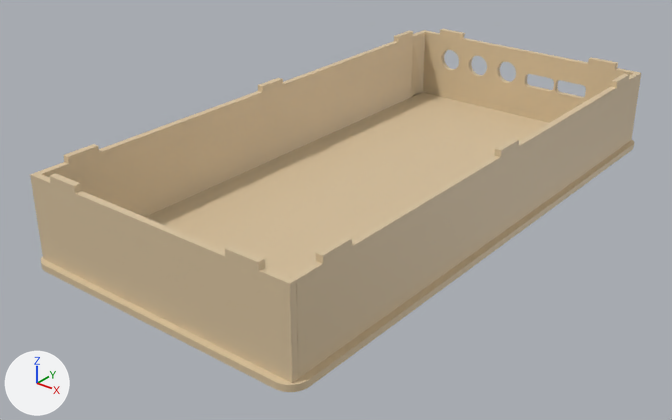
The glTF model case.glb as it was, and as the next commit left it.
The view is the same before and after, from a camera (50 mm lens) standing at (191.1, -308.4, 89.5) and looking at (61.8, -146.8, -10.7). The axes (+X, +Y, +Z) are drawn at lower left. The lights are the same throughout. The first picture is the older version. Vertices at exactly the same position are counted once.
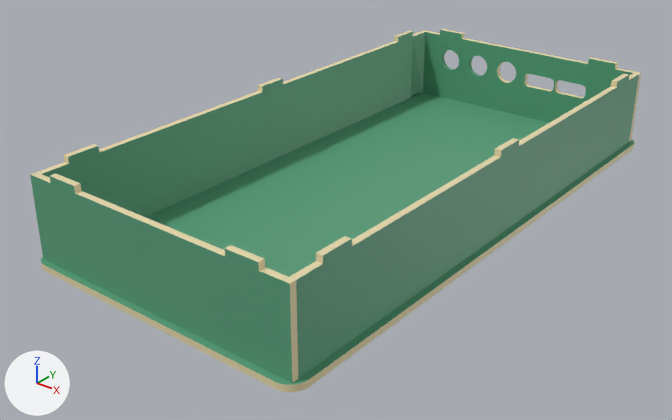
Changed parts and their boxes [x1, y1, x2, y2] in the pictures (672 x 420 px):
part 1 of me_curve_015, recoloured (beige to green)
    both: [41, 92, 634, 385]
part 2 of me_curve_015, recoloured
    both: [41, 144, 634, 392]
part 3 of me_curve_030, recoloured (beige to green)
    both: [423, 30, 633, 123]
part 4 of me_curve_030, recoloured
    both: [423, 29, 641, 142]
part 5 of me_curve_031, recoloured (beige to green)
    both: [30, 175, 292, 383]
part 6 of me_curve_031, recoloured
    both: [30, 172, 298, 383]
part 7 of me_curve_032, recoloured (beige to green)
    both: [42, 32, 425, 217]
part 8 of me_curve_032, recoloured
    both: [38, 31, 424, 174]
part 9 of me_curve_033, recoloured (beige to green)
    both: [296, 74, 639, 378]
part 10 of me_curve_033, recoloured
    both: [290, 73, 638, 379]

Patch to the scene script:
```diff
--- a/case.glb.py
+++ b/case.glb.py
@@ mat_fr4 @@
+mat_fr4 = principled_material('fr4')
+mat_fr4.base_color = (0.8, 0.7, 0.42)  # beige #e7daad
@@ mat_soldermask @@
+mat_soldermask = principled_material('soldermask')
+mat_soldermask.base_color = (0.1, 0.35, 0.2)  # green #59a07c
@@ me_curve_015 @@
 me_curve_015.from_pydata(...)  # 266 vertices, 528 faces; spans x 81.0..156.0, y 26.0..176.0, z -0.8..0.8
 # used by ob_curve_015; parent = ob_case; location = (-81.0, -26.0, -0.8)
+# me_curve_015 part 1: 262 faces spanning x 81.0..156.0, y 26.0..176.0, z -0.8..0.8 switch from mat_case (beige #dac4a0) to mat_soldermask (green #59a07c)
+# me_curve_015 part 2: 266 faces spanning x 81.0..156.0, y 26.0..176.0, z -0.8..0.8 switch from mat_case (beige #dac4a0) to mat_fr4 (beige #e7daad)
@@ me_curve_030 @@
 me_curve_030.from_pydata(...)  # 344 vertices, 696 faces; spans x 3.0..74.8, y 1.4..24.6, z -0.8..0.8
 # used by ob_curve_030; parent = ob_case; location = (-1.39, 2.4, -3.0); rotation_euler = (1.571, 0.0, 0.0), in degrees (90, 0, 0)
+# me_curve_030 part 3: 488 faces spanning x 3.0..74.8, y 1.4..24.6, z -0.8..0.8 switch from mat_case (beige #dac4a0) to mat_soldermask (green #59a07c)
+# me_curve_030 part 4: 208 faces spanning x 3.0..74.8, y 1.4..24.6, z -0.8..0.8 switch from mat_case (beige #dac4a0) to mat_fr4 (beige #e7daad)
@@ me_curve_031 @@
 me_curve_031.from_pydata(...)  # 40 vertices, 76 faces; spans x 77.8..149.6, y 1.4..24.6, z -0.8..0.8
 # used by ob_curve_031; parent = ob_case; location = (-76.19, 147.6, -3.0); rotation_euler = (1.571, 0.0, 0.0), in degrees (90, 0, 0)
+# me_curve_031 part 5: 36 of the faces centred in x 80.1..142.2, y 1.9..24.1, z -0.8..0.8 switch from mat_case (beige #dac4a0) to mat_soldermask (green #59a07c)
+# me_curve_031 part 6: all 40 faces centred in x 77.8..149.6, y 1.4..24.6, z -0.3..0.3 switch from mat_case (beige #dac4a0) to mat_fr4 (beige #e7daad)
@@ me_curve_032 @@
 me_curve_032.from_pydata(...)  # 56 vertices, 108 faces; spans x 157.4..180.6, y 32.4..176.0, z -0.8..0.8
 # used by ob_curve_032; parent = ob_case; location = (2.4, -29.2, -159.0); rotation_euler = (0.0, -1.571, 0.0), in degrees (0, -90, 0)
+# me_curve_032 part 7: 50 faces spanning x 157.4..180.6, y 32.4..176.0, z -0.8..0.8 switch from mat_case (beige #dac4a0) to mat_soldermask (green #59a07c)
+# me_curve_032 part 8: 58 faces spanning x 157.4..180.6, y 32.4..176.0, z -0.8..0.8 switch from mat_case (beige #dac4a0) to mat_fr4 (beige #e7daad)
@@ me_curve_033 @@
 me_curve_033.from_pydata(...)  # 56 vertices, 108 faces; spans x 180.4..203.6, y 32.4..176.0, z -0.8..0.8
 # used by ob_curve_033; parent = ob_case; location = (72.6, -29.2, -182.0); rotation_euler = (0.0, -1.571, 0.0), in degrees (0, -90, 0)
+# me_curve_033 part 9: 50 faces spanning x 180.4..203.6, y 32.4..176.0, z -0.8..0.8 switch from mat_case (beige #dac4a0) to mat_soldermask (green #59a07c)
+# me_curve_033 part 10: 58 faces spanning x 180.4..203.6, y 32.4..176.0, z -0.8..0.8 switch from mat_case (beige #dac4a0) to mat_fr4 (beige #e7daad)
```
